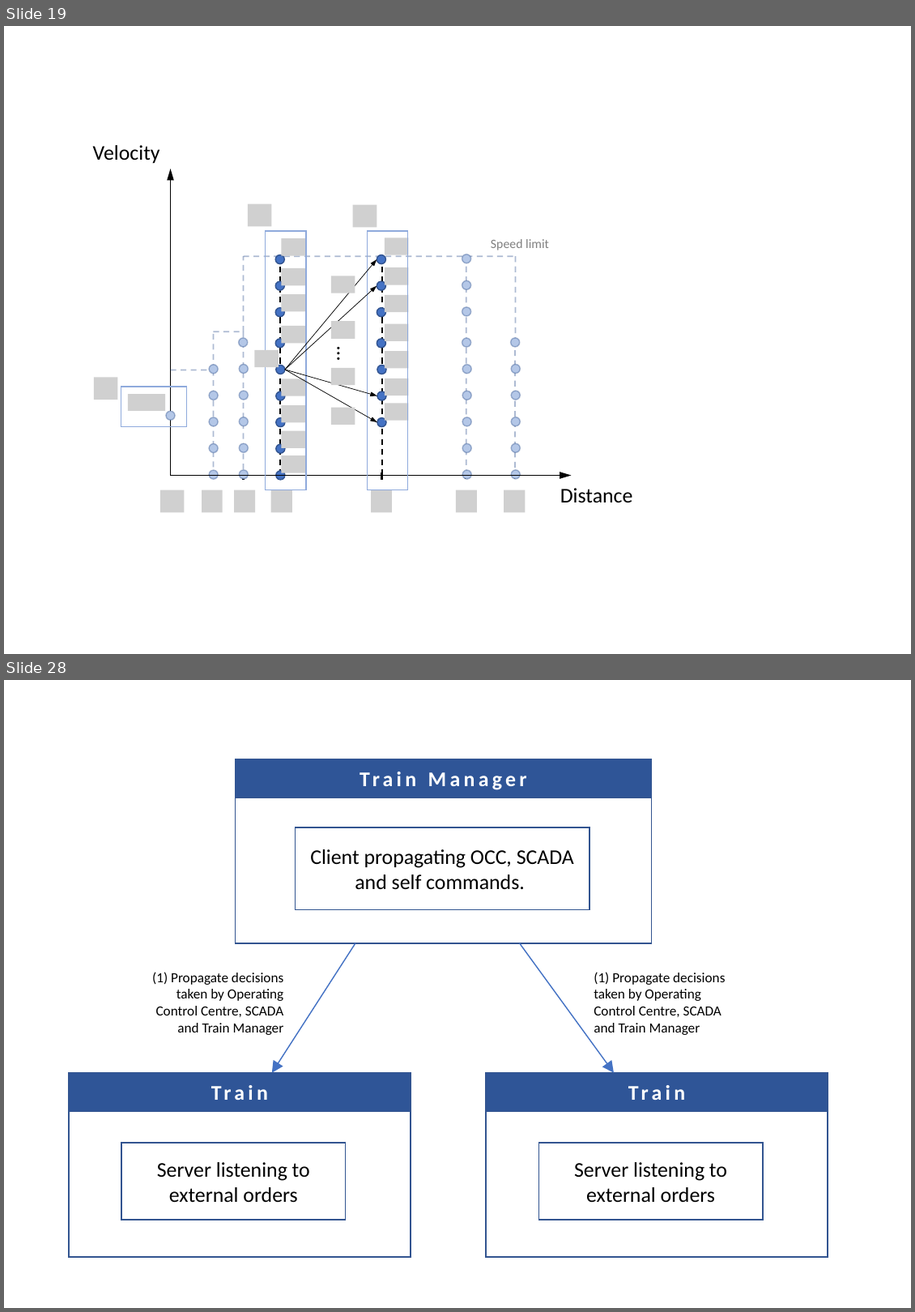
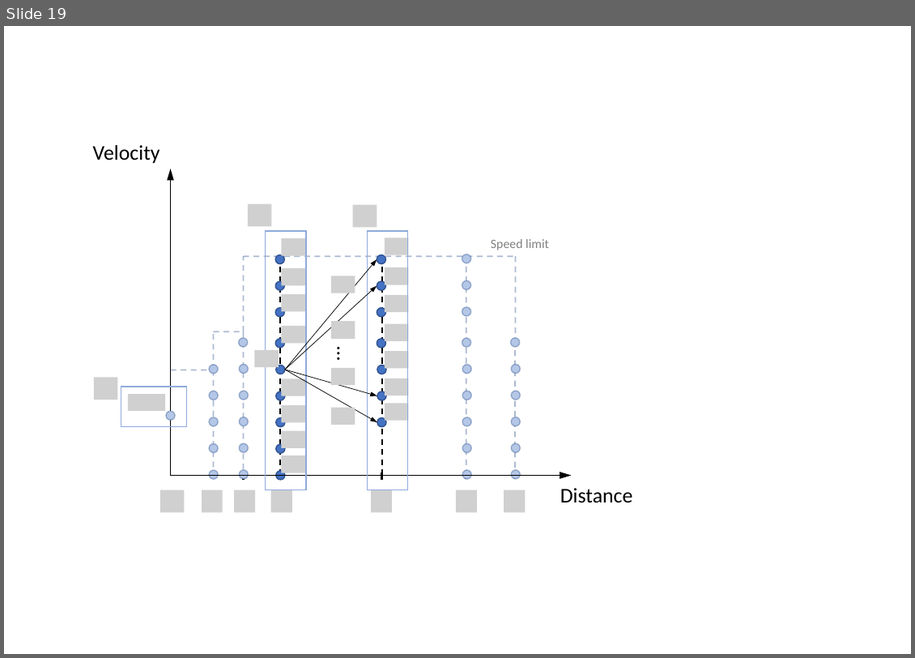
Before and after one commit to trencat/Trencat, a slide deck: doc/source/figures/figures.pptx. Shown one above the other, each under a label of ours: slides 19 and 28 before the commit, slide 19 after it; the slides between them are not shown. The pictures are 915x1312 and 915x658 pixels, drawn with LibreOffice and Linux fonts; fonts in the diff are those of the drawing; grey boxes stand for pictures. Boxes give left, top, right and bottom in pixels: in the first picture for what was removed or moved away, otherwise in the second. Text is boxed around its words. In the diff, an @@ line names an element or a change of style, - is before the commit and + after.

```diff
--- a/doc/source/figures/figures.pptx
+++ b/doc/source/figures/figures.pptx
@@ slide 28 removed at (4, 680, 911, 1308), background #FFFFFF @@
@@ rectangle removed at (235, 759, 651, 797) @@
-Train Manager
@@ rectangle removed at (235, 797, 651, 943) @@
@@ rectangle removed at (295, 827, 590, 909) @@
-Client propagating OCC, SCADA and self commands.
@@ arrow removed from (356, 943) to (272, 1073) @@
@@ arrow removed from (520, 943) to (614, 1073) @@
@@ text removed at (152, 972, 284, 1035) @@
-(1) Propagate decisions taken by Operating Control Centre, SCADA and Train Manager
@@ text removed at (594, 972, 725, 1035) @@
-(1) Propagate decisions taken by Operating Control Centre, SCADA and Train Manager
@@ rectangle removed at (69, 1073, 411, 1112) @@
-Train
@@ rectangle removed at (487, 1073, 829, 1112) @@
-Train
@@ rectangle removed at (69, 1112, 411, 1258) @@
@@ rectangle removed at (487, 1112, 829, 1258) @@
@@ rectangle removed at (121, 1143, 345, 1220) @@
-Server listening to external orders
@@ rectangle removed at (539, 1143, 763, 1220) @@
-Server listening to external orders
```
Also in this commit, not shown: 2 slides changed, 9 other slides removed, 12 other files.
